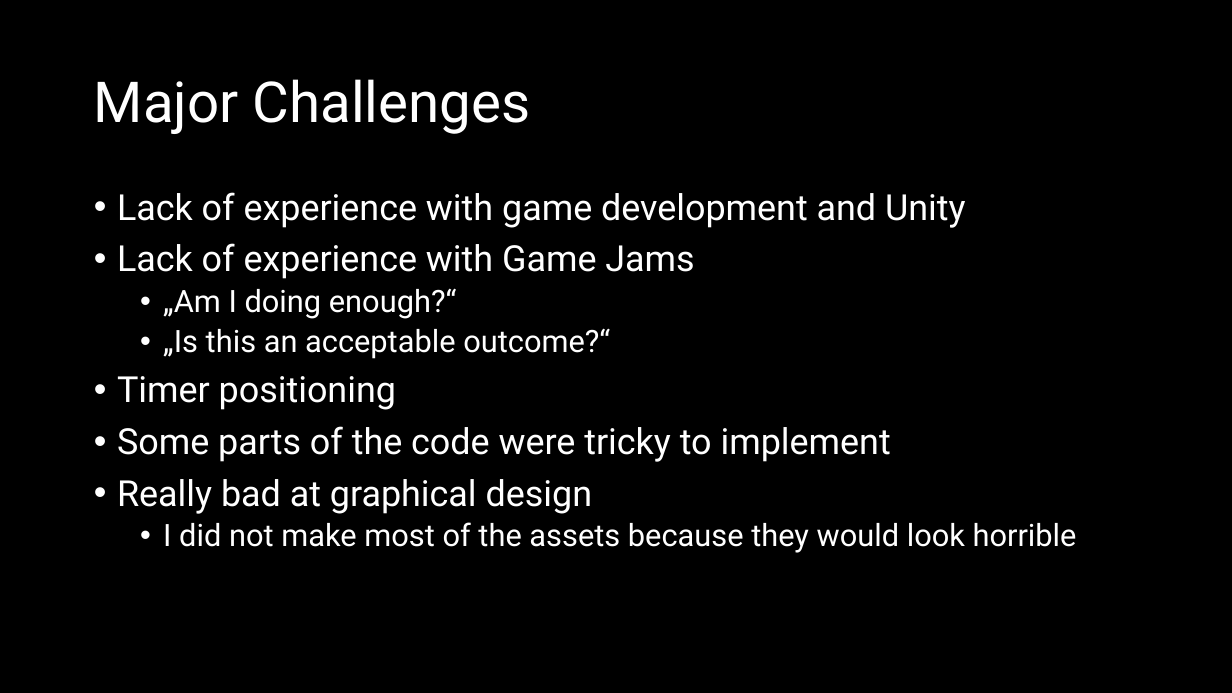
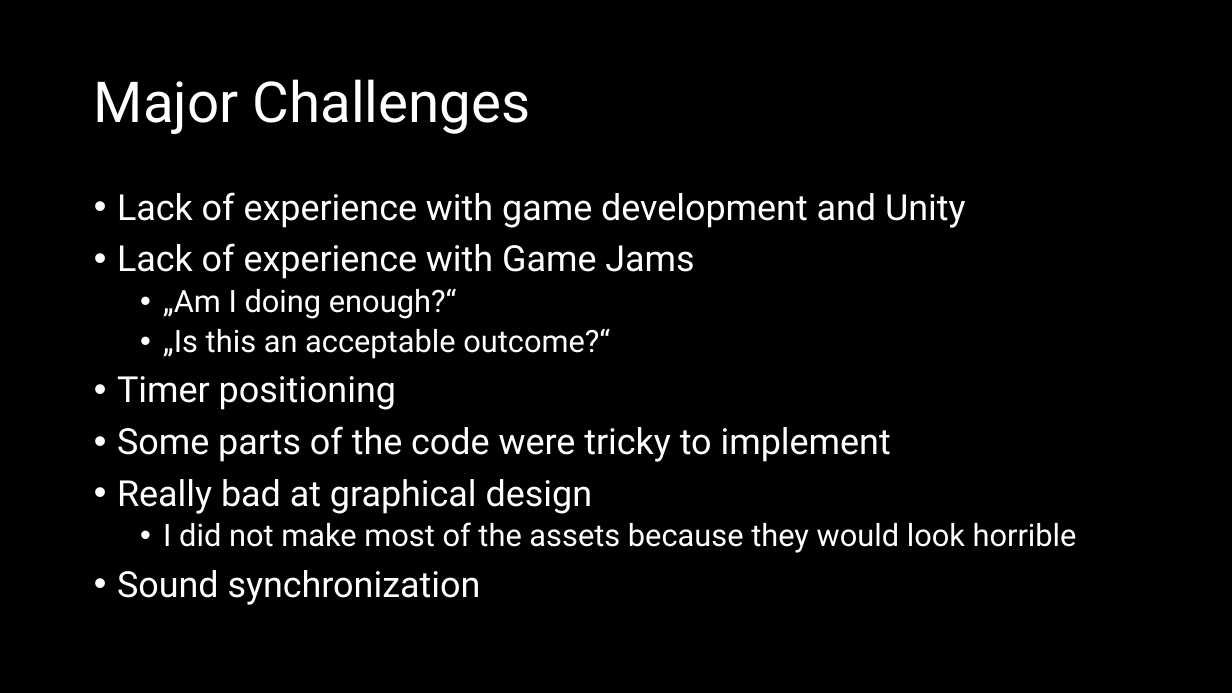
Before and after one commit to Kullisek95/1ZHERV_Game_Jam, a slide deck: slide 3 of Up and Down.pptx. Drawn at 1232x693 pixels with LibreOffice and Linux fonts; fonts in the diff are those of the drawing. Boxes give left, top, right and bottom in pixels: in the first picture for what was removed or moved away, otherwise in the second. Text is boxed around its words. In the diff, an @@ line names an element or a change of style, - is before the commit and + after.

```diff
--- a/Up and Down.pptx
+++ b/Up and Down.pptx
@@ text at box(117, 570, 481, 605): paragraph added @@
+• Sound synchronization
```
Also in this commit, not shown: 14 other files.
